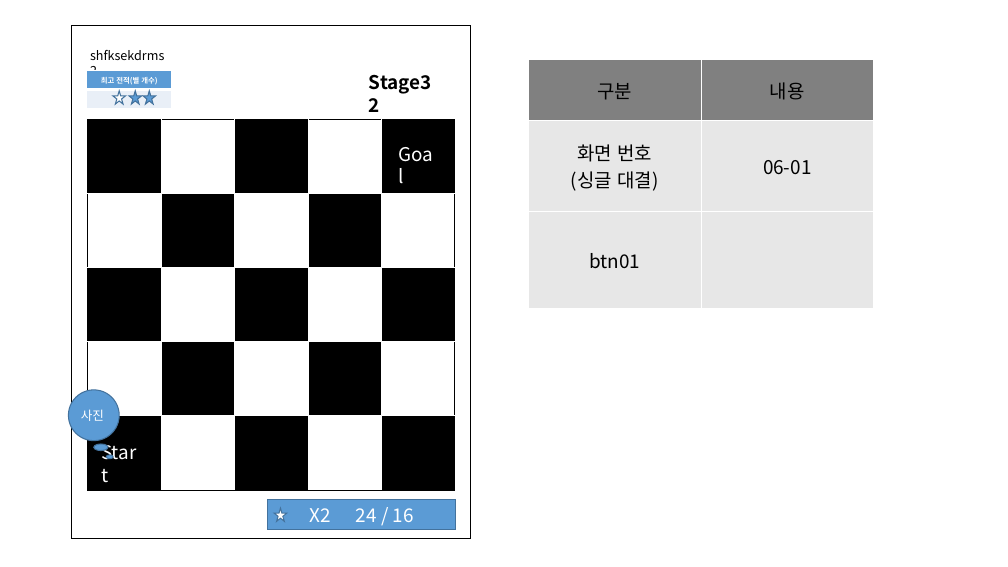
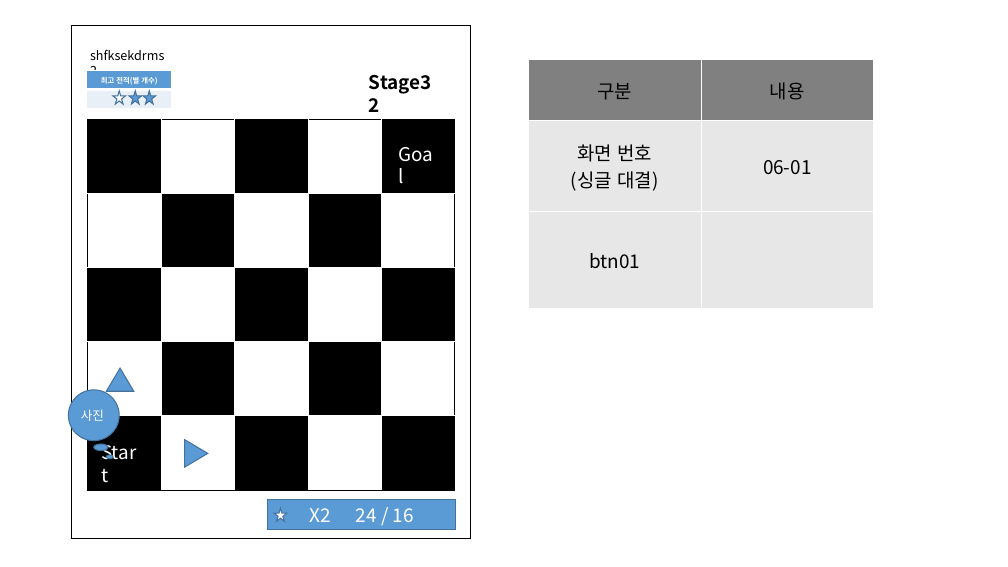
Before and after one commit to Maze-of-memories/origin, a slide deck: slide 11 of 화면정의서.pptx. Drawn at 1008x567 pixels with LibreOffice and Linux fonts; fonts in the diff are those of the drawing. Boxes give left, top, right and bottom in pixels: in the first picture for what was removed or moved away, otherwise in the second. Text is boxed around its words. In the diff, an @@ line names an element or a change of style, - is before the commit and + after.

```diff
--- a/화면정의서.pptx
+++ b/화면정의서.pptx
@@ triangle added at (107,368,134,392), fill #5B9BD5, outline #43739E 1 pt @@
@@ triangle added at (184,440,208,467), fill #5B9BD5, outline #43739E 1 pt @@
```
Also in this commit, not shown: 1 other slide changed, 1 slide added.
